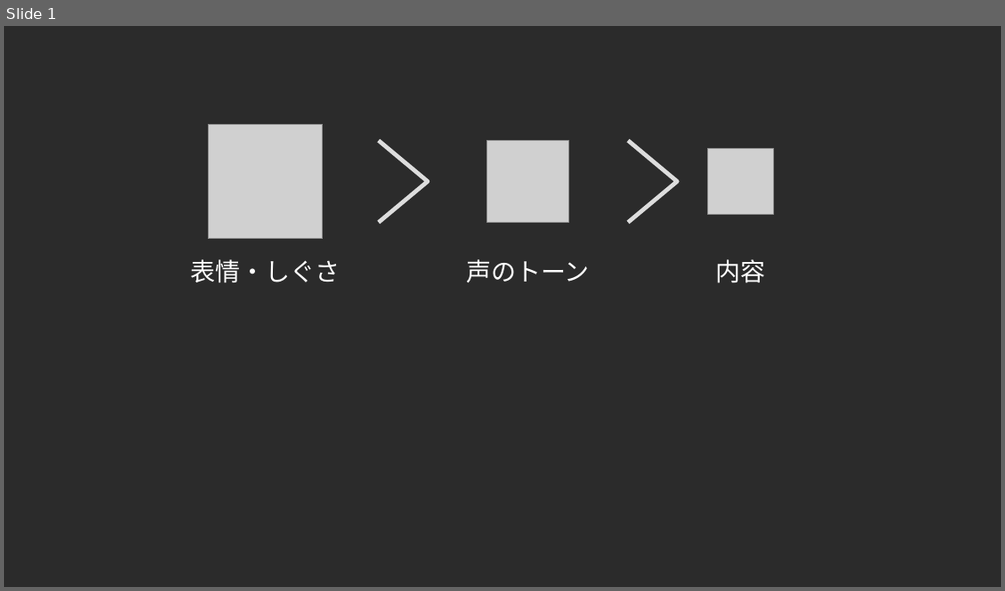
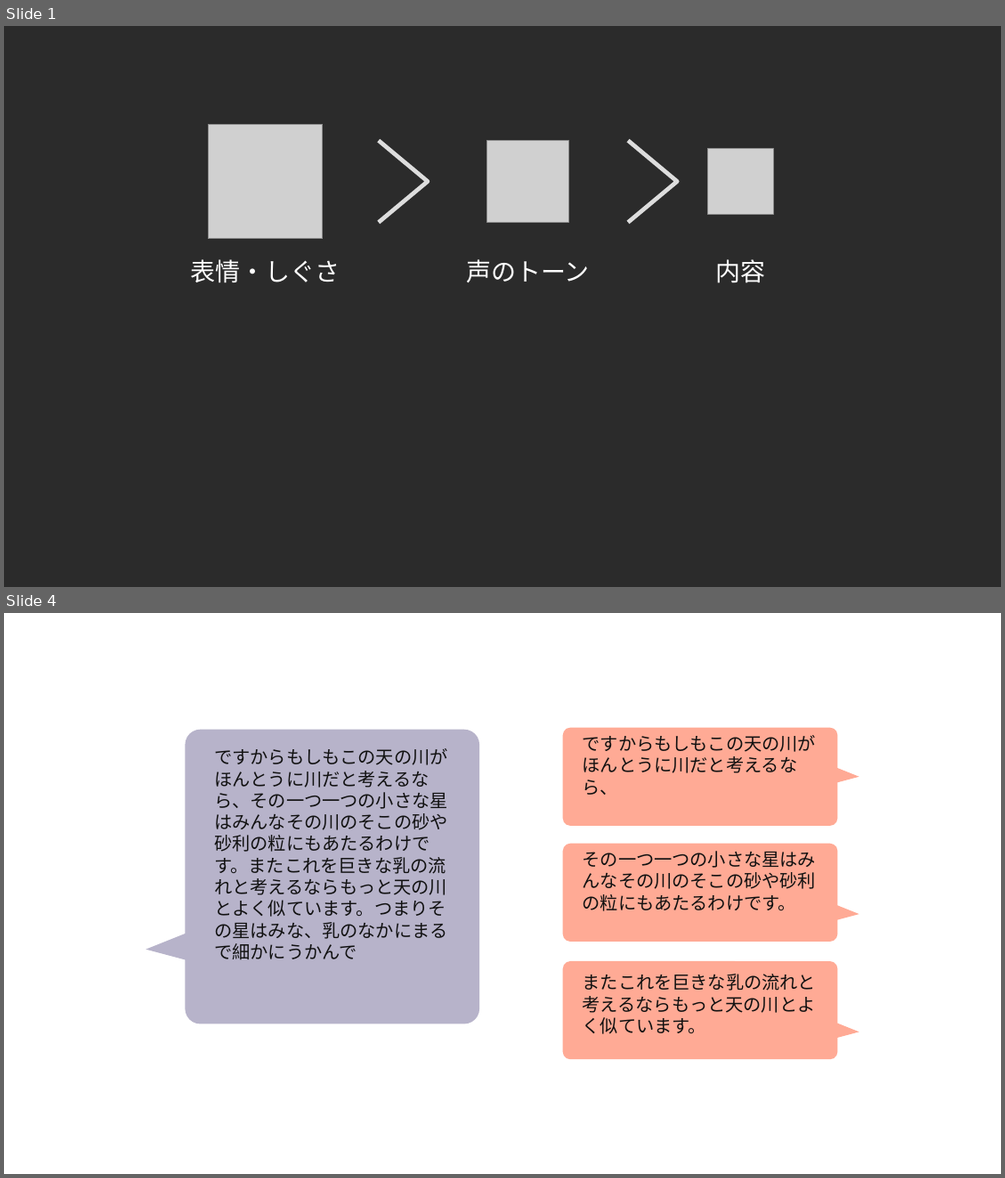
Before and after one commit to shinichi-kato/muno-site-scratch, a slide deck: static/insight.odp. Shown one above the other, each under a label of ours: slide 1 before the commit, slides 1 and 4 after it; the slides between them are not shown. The pictures are 1005x591 and 1005x1178 pixels, drawn with LibreOffice and Linux fonts; fonts in the diff are those of the drawing; grey boxes stand for pictures; background and template pictures are left out; a plain dark background stands for a picture behind light text. Boxes give left, top, right and bottom in pixels: in the first picture for what was removed or moved away, otherwise in the second. Text is boxed around its words. In the diff, an @@ line names an element or a change of style, - is before the commit and + after.

```diff
--- a/static/insight.odp
+++ b/static/insight.odp
@@ slide 4 added at (4, 613, 1001, 1174), background picture (left out) @@
@@ rounded rectangle added at (186, 730, 479, 1023), fill #B7B3CA @@
@@ rounded rectangle added at (563, 728, 838, 826), fill #FFAA95 @@
@@ text added at (582, 735, 816, 795), 13 pt, text #111111 @@
+ですからもしもこの天の川がほんとうに川だと考えるなら、
@@ text added at (214, 748, 447, 960), 13 pt, text #111111 @@
+ですからもしもこの天の川がほんとうに川だと考えるなら、その一つ一つの小さな星はみんなその川のそこの砂や砂利の粒にもあたるわけです。またこれを巨きな乳の流れと考えるならもっと天の川とよく似ています。つまりその星はみな、乳のなかにまるで細かにうかんで
@@ freeform shape added at (829, 764, 859, 785), fill #FFAA95 @@
@@ rounded rectangle added at (563, 844, 838, 941), fill #FFAA95 @@
@@ text added at (582, 851, 816, 911), 13 pt, text #111111 @@
+その一つ一つの小さな星はみんなその川のそこの砂や砂利の粒にもあたるわけです。
@@ freeform shape added at (829, 902, 859, 922), fill #FFAA95 @@
@@ freeform shape added at (146, 926, 204, 965), fill #B7B3CA @@
@@ rounded rectangle added at (563, 961, 838, 1059), fill #FFAA95 @@
@@ text added at (582, 973, 816, 1034), 13 pt, text #111111 @@
+またこれを巨きな乳の流れと考えるならもっと天の川とよく似ています。
@@ freeform shape added at (829, 1020, 859, 1039), fill #FFAA95 @@
```
Also in this commit, not shown: 3 other slides added, 2 slides removed, 5 other files.
